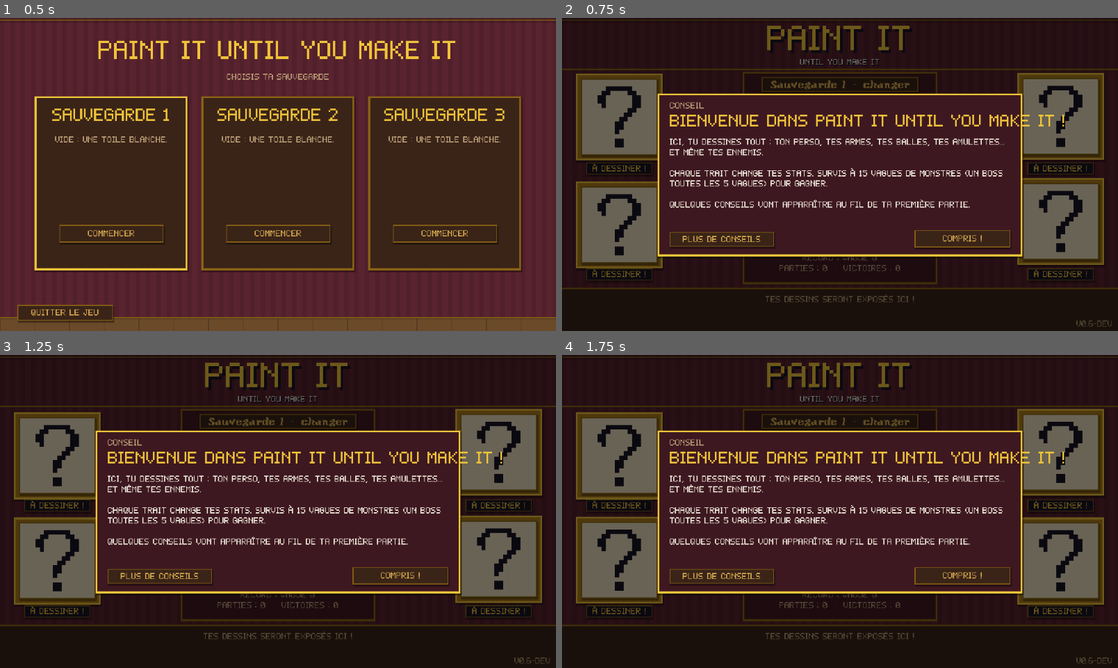
Above: before the commit, frames 1-4 (two rows, left to right).
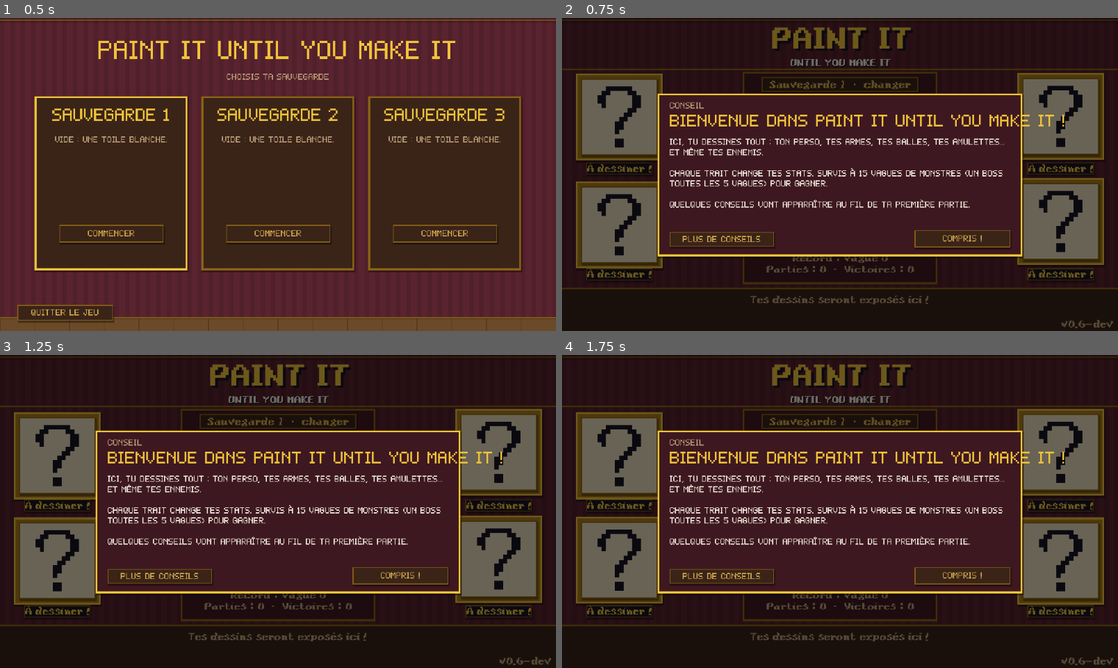
Above: after the commit, the same moments.

Repository: Vltbcq/VowelGame
Game: Godot game, scene res://scenes/main.tscn
The game is run twice, just before and just after one commit, with the same random seed, the same clock (stepped at 60 frames per second) and the same inputs.
Inputs:
- Up to frame 1 (0.5 s): no input
- Up to frame 2 (0.75 s): click "Commencer" at 0.5 s
- Up to frame 3 (1.25 s): no input
- Up to frame 4 (1.75 s): click "Nouvelle partie" at 1.25 s

Frame 1 is identical in both runs. In frame 2, 3.1% of the frame differs, in the area x 4-100%, y 2-100%; in frame 3, 3.1%; in frame 4, 3.1%.

Commit message:
Écran titre : tous les textes en Yoster Island (titre, cartels, record, version) ; caractères manquants dessinés dans son style
Co-Authored-By: Claude Opus 5.5 <noreply@anthropic.com>

Diff:
--- a/scripts/autoload/ui.gd
+++ b/scripts/autoload/ui.gd
@@ -20,6 +20,7 @@
 const MENU_FONT_PATH := "res://assets/fonts/YosterIsland.ttf"
 const MENU_SIZE := 12
 const MENU_BIG := 24
+const MENU_TITLE := 36   # 3 pixels de jeu par pixel de police
 const MENU_MARGIN := 2   # marge verticale dans les boutons du menu
 
 
@@ -31,7 +32,7 @@
 	font_menu.subpixel_positioning = TextServer.SUBPIXEL_POSITIONING_DISABLED
 	font_menu.generate_mipmaps = false
 	font_menu.allow_system_fallback = false
-	font_menu.fallbacks = [font]   # parenthèses et symboles (·, ◆, ●) : pris dans la police pixel
+	font_menu.fallbacks = [font]   # au cas où un caractère manquerait (voir docs/yoster_glyphs.py)
 	theme = _build_theme()
 	# Appliqué au thème par défaut : l'héritage de thème est coupé par les Node/CanvasLayer.
 	var dt := ThemeDB.get_default_theme()
@@ -283,14 +284,19 @@
 	return tr
 
 
-## Police du menu (Yoster Island) sur tous les boutons d'un bloc : normal → MENU_SIZE, gros (≥ 20) → MENU_BIG.
-## Marges verticales des boutons : MENU_MARGIN.
+## Police du menu (Yoster Island) sur tous les textes d'un bloc : normal → MENU_SIZE,
+## gros (≥ 20) → MENU_BIG, très gros titre (≥ 40) → MENU_TITLE. Marges verticales des boutons : MENU_MARGIN.
+func fs_title() -> int:
+	return 40
+
+
 func use_menu_font(root: Node) -> void:
 	for c in root.get_children():
-		if c is Button:
-			var big: bool = (c as Control).get_theme_font_size("font_size") >= 20
+		if c is Button or c is Label:
+			var cur := (c as Control).get_theme_font_size("font_size")
+			var n := MENU_TITLE if cur >= fs_title() else (MENU_BIG if cur >= 20 else MENU_SIZE)
 			(c as Control).add_theme_font_override("font", font_menu)
-			(c as Control).add_theme_font_size_override("font_size", MENU_BIG if big else MENU_SIZE)
+			(c as Control).add_theme_font_size_override("font_size", n)
 			if c is Button:
 				for st in ["normal", "hover", "pressed", "hover_pressed", "disabled"]:
 					var sbx := (c as Button).get_theme_stylebox(st).duplicate() as StyleBox
--- a/scripts/ui/title_screen.gd
+++ b/scripts/ui/title_screen.gd
@@ -89,13 +89,13 @@
 	var d := Meta.data
 	var info := "Record : vague %d\nParties : %d  ·  Victoires : %d" % [int(d.best_wave), int(d.runs), int(d.wins)]
 	UI.put(mp, UI.label(info, 10, Pal.DIM, HORIZONTAL_ALIGNMENT_CENTER), Vector2(0, 208), Vector2(224, 30))
-	UI.use_menu_font(mp)
 
 	for i in 3:
 		_spawn_walker(randf_range(40.0, 600.0))
-	Tips.show(self, "welcome")
 	if entries.is_empty():
 		UI.put(self, UI.label("Tes dessins seront exposés ici !", 10, Pal.DIM, HORIZONTAL_ALIGNMENT_CENTER), Vector2(0, 318), Vector2(640, 14))
+	UI.use_menu_font(self)   # tout l'écran titre en Yoster Island
+	Tips.show(self, "welcome")
 
 
 # ------------------------------------------------------------------ Cadres
Binary file changed: assets/fonts/YosterIsland.ttf
Binary file added: docs/YosterIsland_original.ttf
Not shown, changed: README.md
Not shown, added: docs/yoster_glyphs.py
